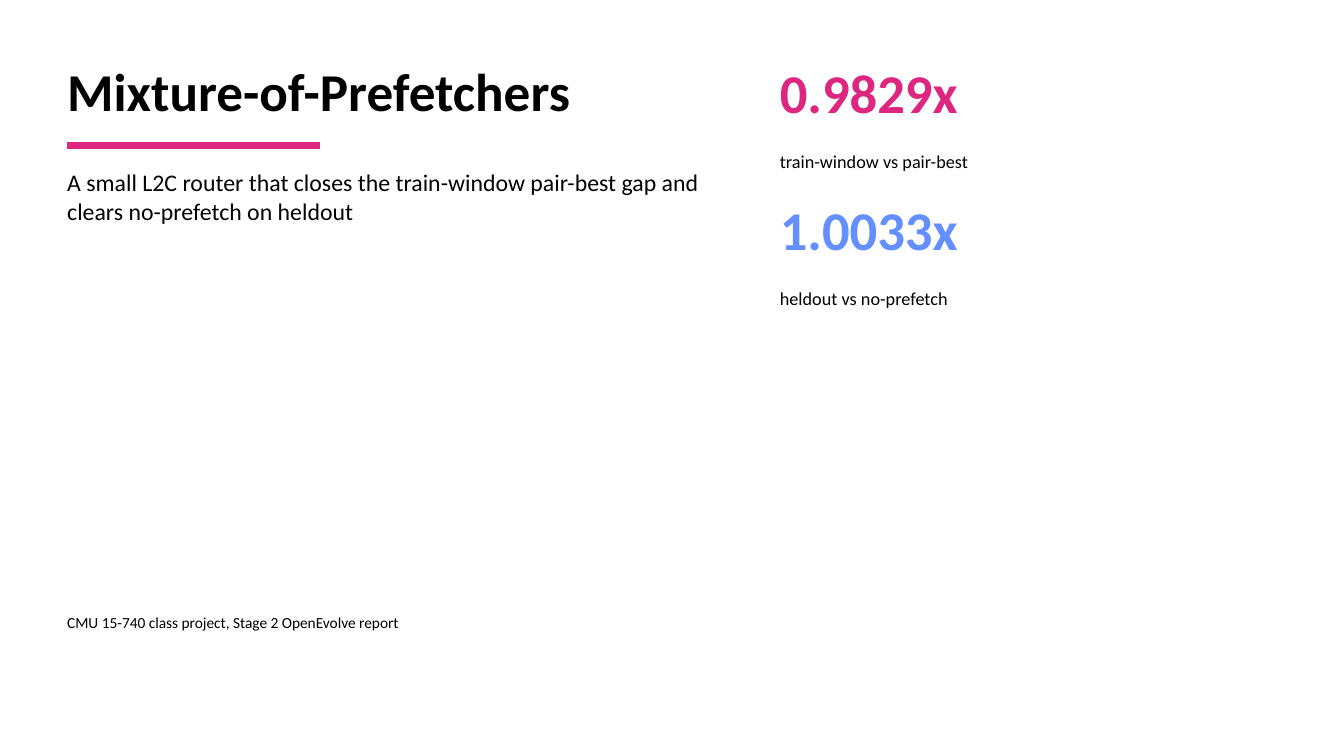
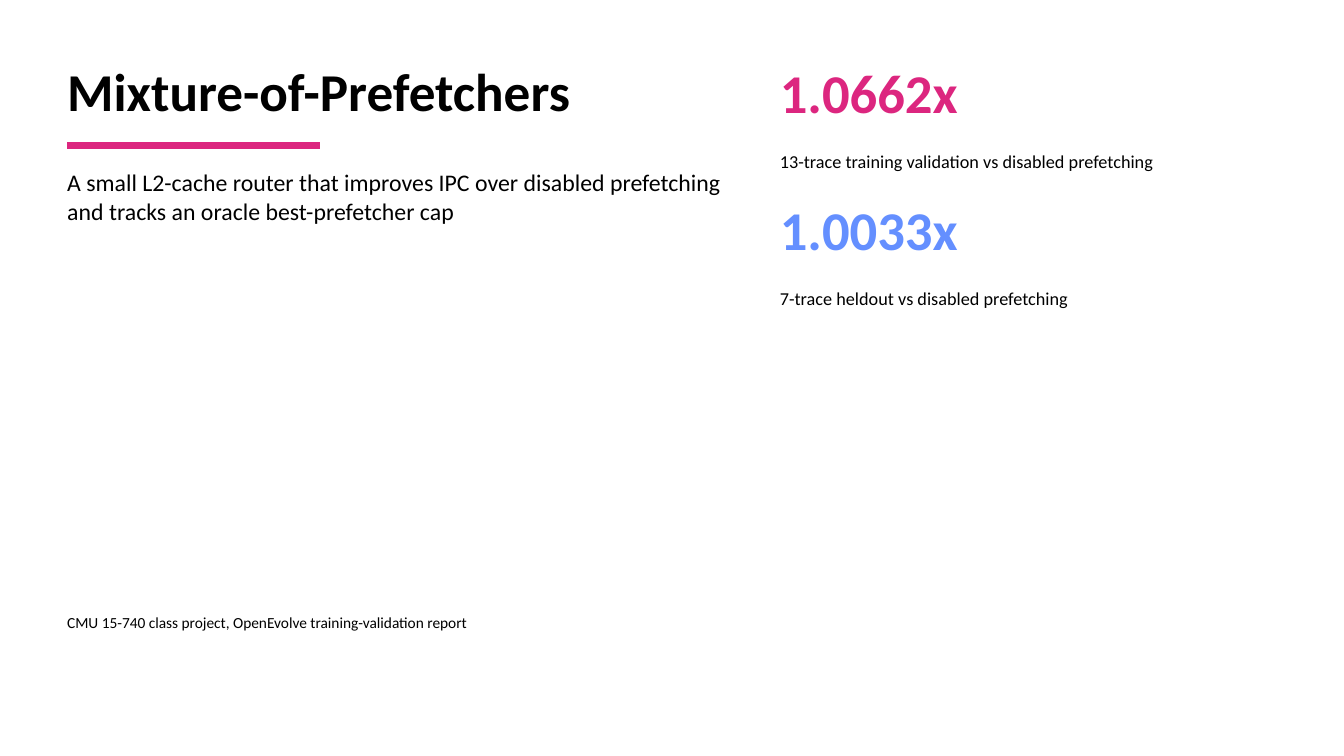
Before and after one commit to GithuBarry/Mixture-of-Prefetchers, a slide deck: slide 1 of slides/mop_stage2_final/output/output.pptx. Drawn at 1344x756 pixels with LibreOffice and Linux fonts; fonts in the diff are those of the drawing. Boxes give left, top, right and bottom in pixels: in the first picture for what was removed or moved away, otherwise in the second. Text is boxed around its words. In the diff, an @@ line names an element or a change of style, - is before the commit and + after.

Commit message:
Polish OpenEvolve report and visuals

```diff
--- a/slides/mop_stage2_final/output/output.pptx
+++ b/slides/mop_stage2_final/output/output.pptx
@@ text at (780, 75, 958, 114): text changed @@
-0.9829x
+1.0662x
@@ text at (67, 174, 720, 224): text changed @@
-A small L2C router that closes the train-window pair-best gap and clears no-prefetch on heldout
+A small L2-cache router that improves IPC over disabled prefetching and tracks an oracle best-prefetcher cap
@@ text at (780, 155, 1153, 171): text changed @@
-train-window vs pair-best
+13-trace training validation vs disabled prefetching
@@ text at (780, 292, 1068, 308): text changed @@
-heldout vs no-prefetch
+7-trace heldout vs disabled prefetching
@@ text at (67, 617, 466, 631): text changed @@
-CMU 15-740 class project, Stage 2 OpenEvolve report
+CMU 15-740 class project, OpenEvolve training-validation report
```
Also in this commit, not shown: 5 other slides changed, 2 slides added, 2 slides removed, 23 other files.
